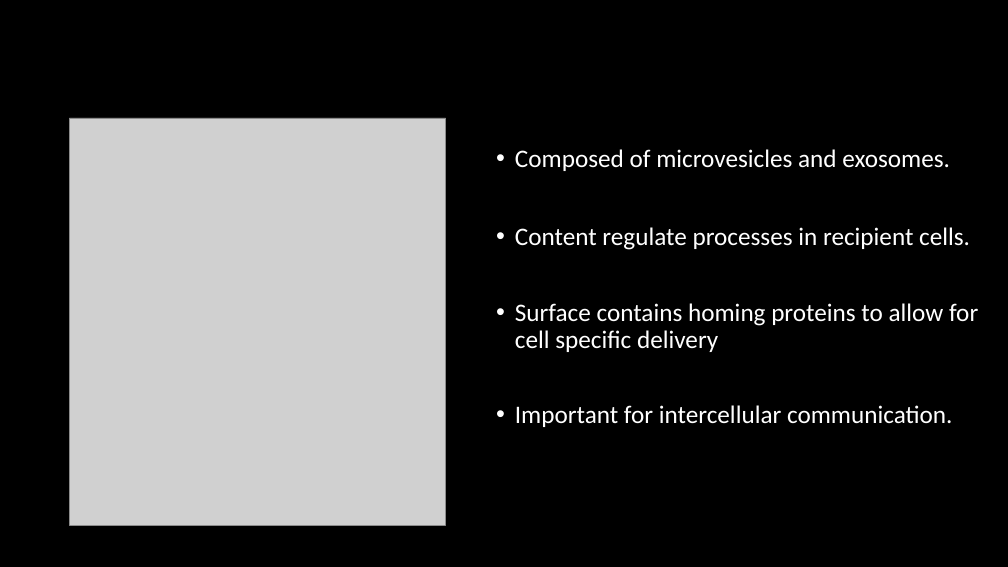
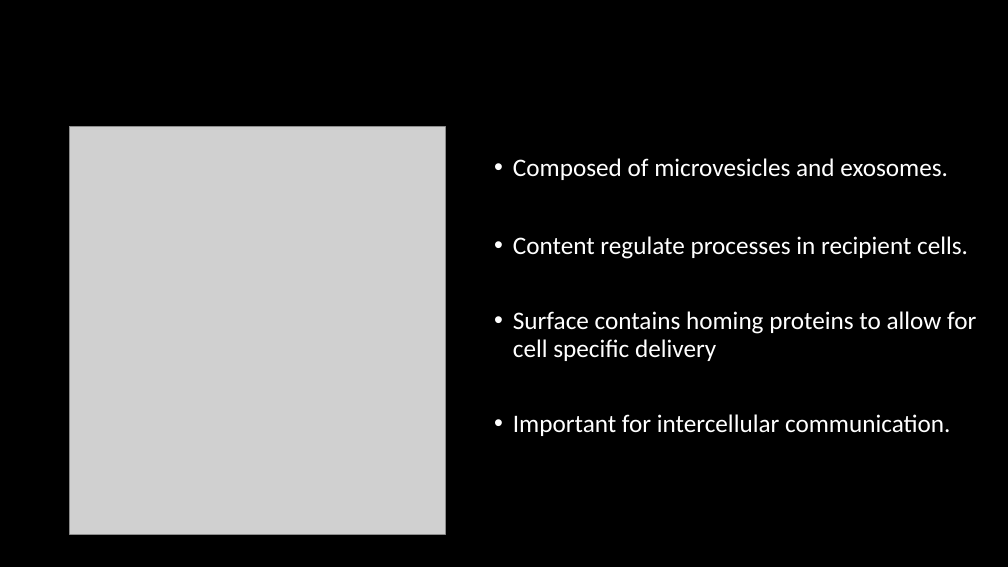
Before and after one commit to HarleyRobinson/Honours2, a slide deck: slide 3 of BackgroundInfo/Selective export of microRNA via extracellular vesicles.pptx. Drawn at 1008x567 pixels with LibreOffice and Linux fonts; fonts in the diff are those of the drawing; grey boxes stand for pictures; background and template pictures are left out. Boxes give left, top, right and bottom in pixels: in the first picture for what was removed or moved away, otherwise in the second. Text is boxed around its words. In the diff, an @@ line names an element or a change of style, - is before the commit and + after.

```diff
--- a/BackgroundInfo/Selective export of microRNA via extracellular vesicles.pptx
+++ b/BackgroundInfo/Selective export of microRNA via extracellular vesicles.pptx
@@ title at (x1=70, y1=17, x2=939, y2=127): text changed @@
-Extracellular vesicles
+Extracellular Vesicles
@@ picture moved from (x1=70, y1=118, x2=446, y2=526) to (x1=70, y1=127, x2=446, y2=535) @@
@@ text "Composed of microvesicles and exosomes." moved from (x1=515, y1=149, x2=978, y2=427) to (x1=513, y1=158, x2=976, y2=436) @@
```
Also in this commit, not shown: 9 other slides changed, 1 slide added, 20 other files.
